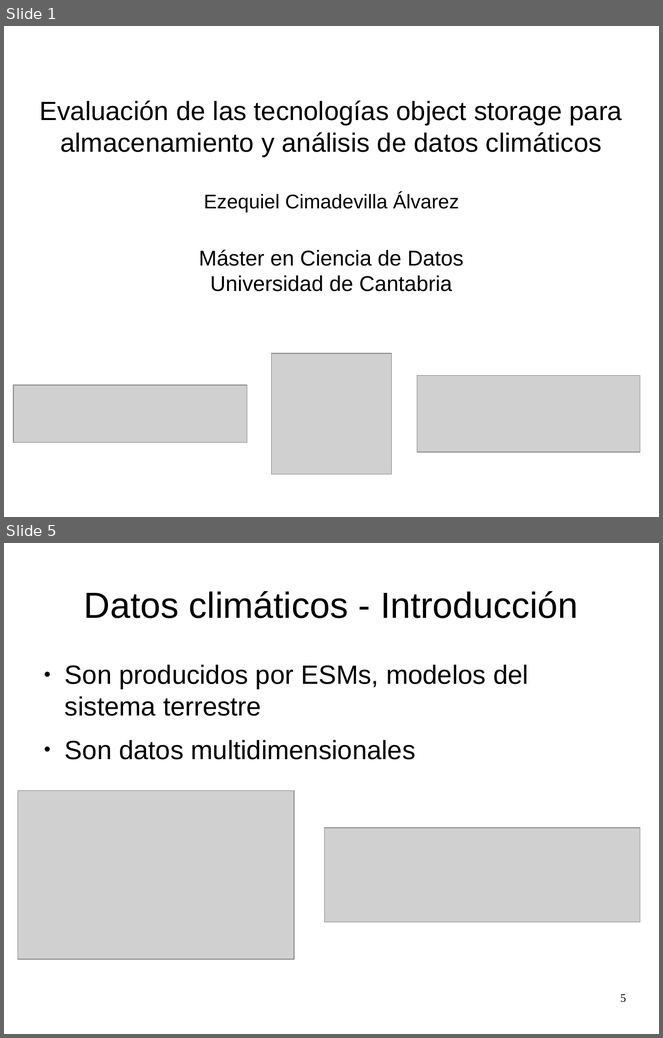
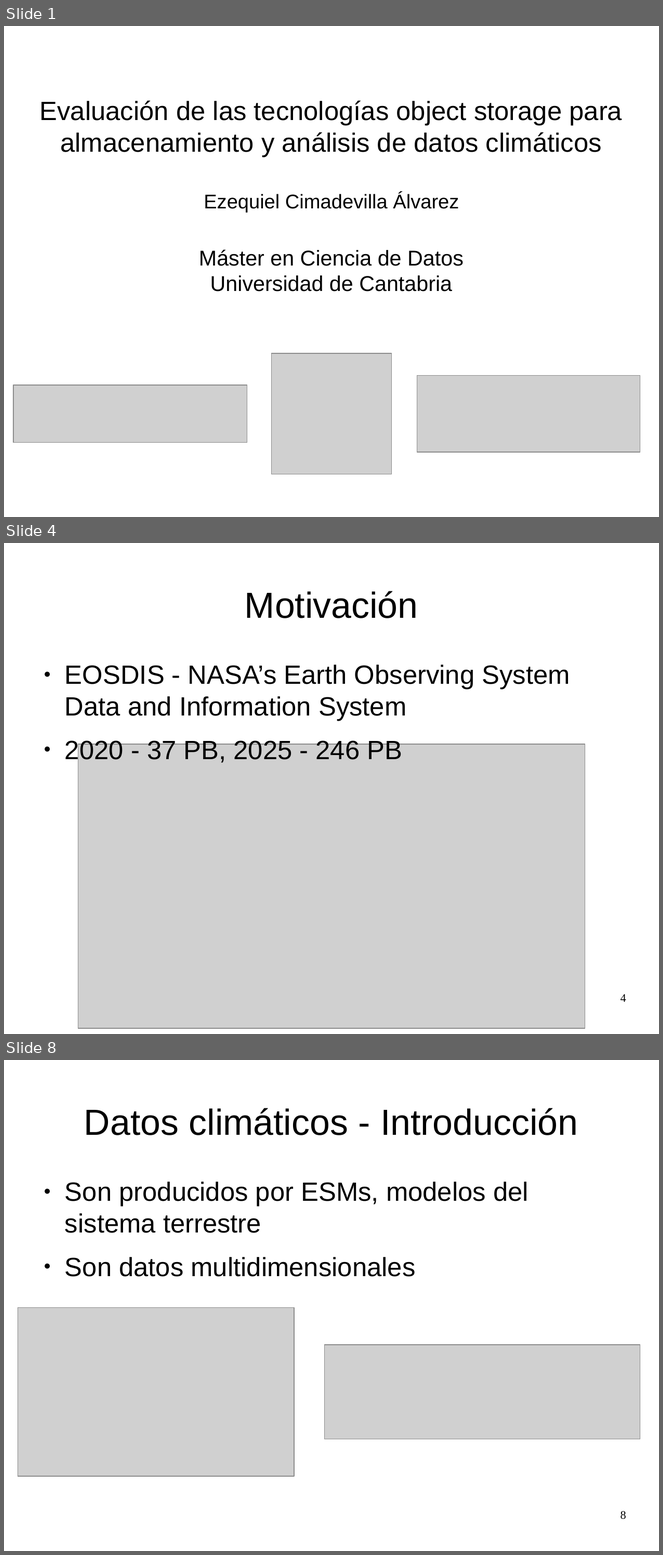
Before and after one commit to zequihg50/tfm, a slide deck: presentacion.odp. Shown one above the other, each under a label of ours: slides 1 and 5 before the commit, slides 1, 4 and 8 after it; the slides between them are not shown. The pictures are 663x1038 and 663x1555 pixels, drawn with LibreOffice and Linux fonts; fonts in the diff are those of the drawing; grey boxes stand for pictures. Boxes give left, top, right and bottom in pixels: in the first picture for what was removed or moved away, otherwise in the second. Text is boxed around its words. In the diff, an @@ line names an element or a change of style, - is before the commit and + after.

```diff
--- a/presentacion.odp
+++ b/presentacion.odp
@@ slide 4 added at [4,543,659,1034], background #FFFFFF @@
@@ title added at [245,591,418,618], 44 pt, text #000000 @@
+Motivación
@@ text added at [65,665,570,765], 32 pt, text #000000 @@
+● EOSDIS - NASA’s Earth Observing System Data and Information System
+● 2020 - 37 PB, 2025 - 246 PB
@@ picture added at [78,745,585,1029] @@
@@ page number added at [621,994,626,1002], 14 pt, text #000000 @@
+4
@@ what was slide 5 is now slide 8 @@
@@ page number at [621,1511,626,1520]: text changed @@
-5
+8
```
Also in this commit, not shown: 4 slides changed, 19 other slides added, 1 other file.
